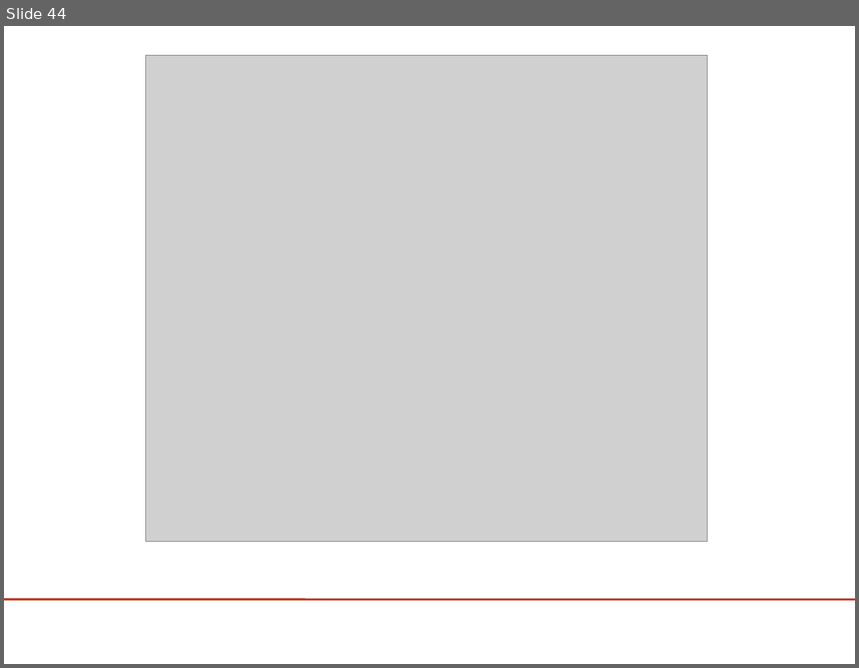
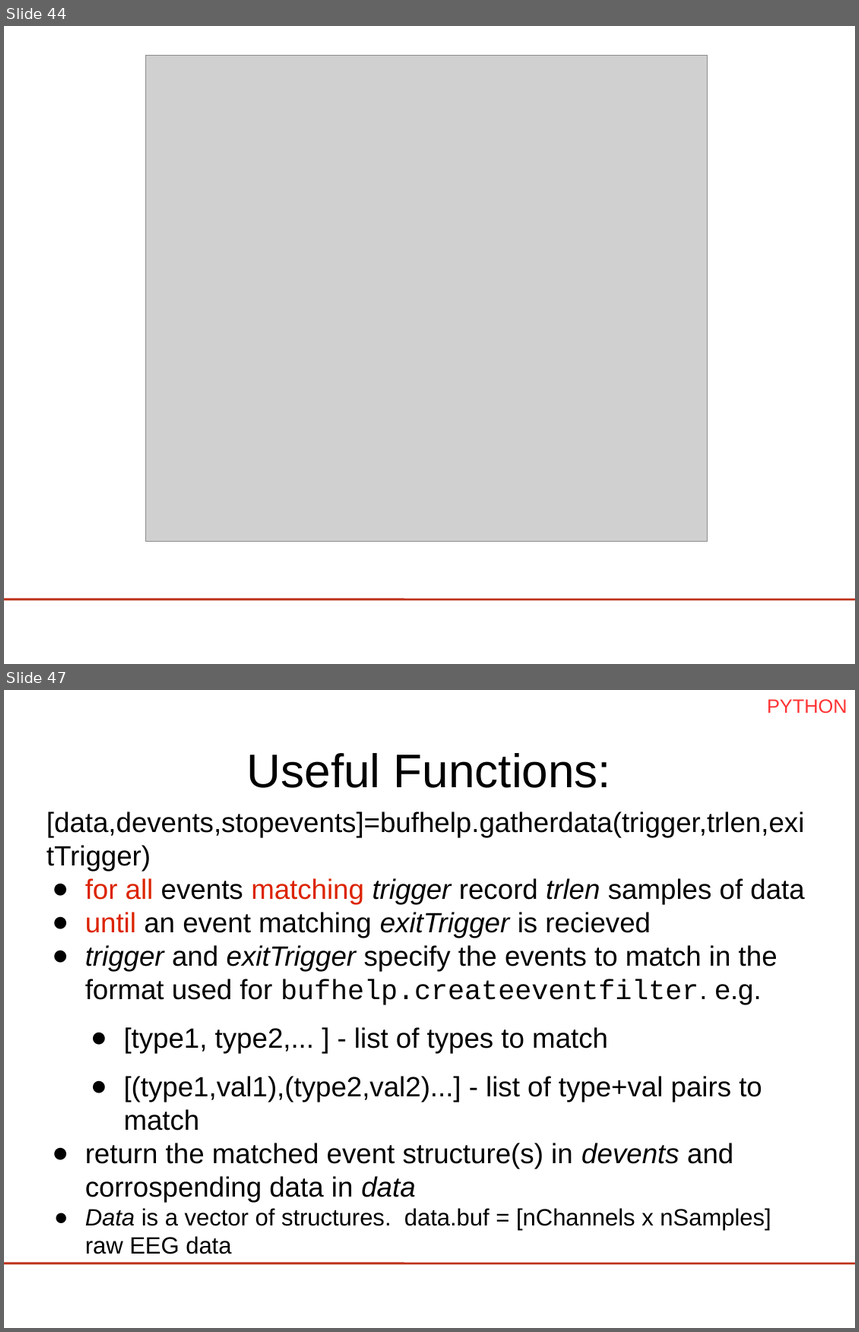
Before and after one commit to jadref/buffer_bci, a slide deck: tutorial/lect3-helloworld/HelloWorld_ERPViewer.odp. Shown one above the other, each under a label of ours: slide 44 before the commit, slides 44 and 47 after it; the slides between them are not shown. The pictures are 859x668 and 859x1332 pixels, drawn with LibreOffice and Linux fonts; fonts in the diff are those of the drawing; grey boxes stand for pictures; background and template pictures are left out. Boxes give left, top, right and bottom in pixels: in the first picture for what was removed or moved away, otherwise in the second. Text is boxed around its words. In the diff, an @@ line names an element or a change of style, - is before the commit and + after.

Commit message:
updated with better python instructions + erp-injection instructions

```diff
--- a/tutorial/lect3-helloworld/HelloWorld_ERPViewer.odp
+++ b/tutorial/lect3-helloworld/HelloWorld_ERPViewer.odp
@@ slide 47 added at (4,690,855,1328), background #FFFFFF; not listed: 1 template element that a slide beside it also shows @@
@@ text added at (767,699,848,714), 18 pt, text #FF3333 @@
+PYTHON
@@ text added at (247,753,611,788), 44 pt, text #000000 @@
+Useful Functions:
@@ text added at (47,812,804,1255), 26 pt, text #000000 @@
+[data,devents,stopevents]=bufhelp.gatherdata(trigger,trlen,exitTrigger)
+● for all events matching trigger record trlen samples of data
+● until an event matching exitTrigger is recieved
+● trigger and exitTrigger specify the events to match in the format used for bufhelp.createeventfilter. e.g.
+  ● [type1, type2,... ] - list of types to match
+  ● [(type1,val1),(type2,val2)...] - list of type+val pairs to match
+● return the matched event structure(s) in devents and corrospending data in data
+● Data is a vector of structures. data.buf = [nChannels x nSamples] raw EEG data
```
Also in this commit, not shown: 41 slides changed, 3 other slides added, 6 other files.
